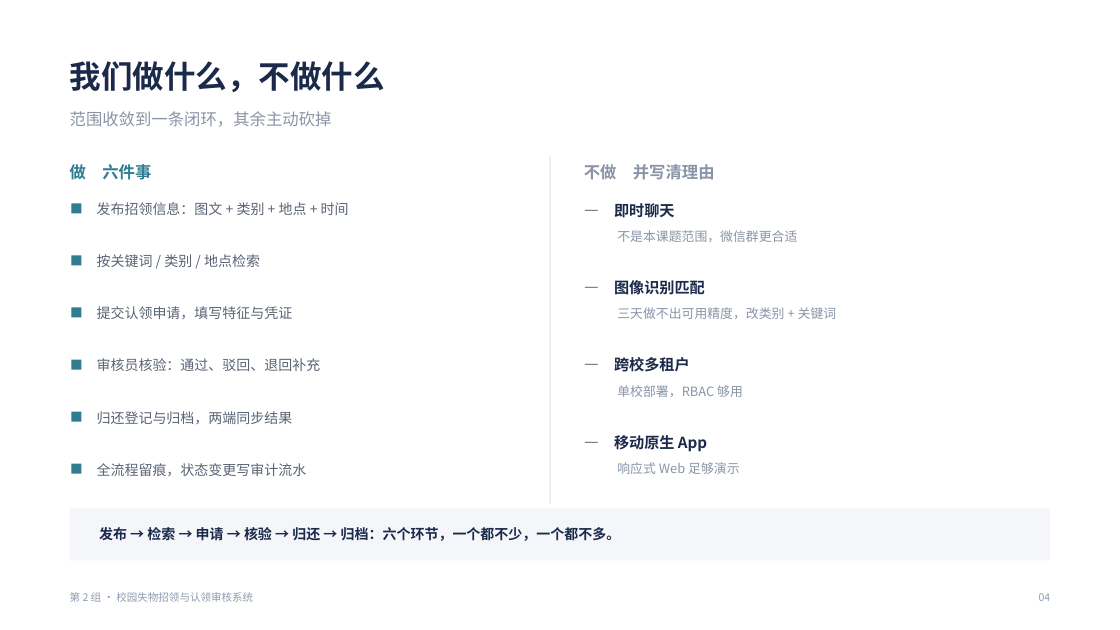
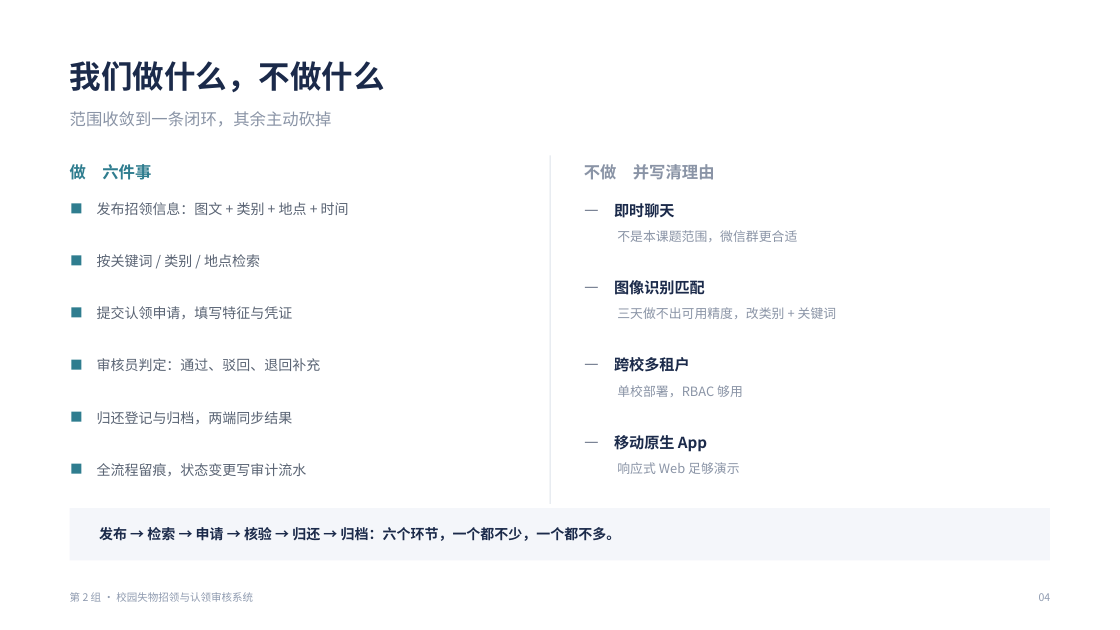
Before and after one commit to wbdgbkbdjsj/campus-lost-and-found, a slide deck: slide 4 of 校园失物招领-第2组/doc/25-答辩PPT-第2组.pptx. Drawn at 1120x630 pixels with LibreOffice and Linux fonts; fonts in the diff are those of the drawing. Boxes give left, top, right and bottom in pixels: in the first picture for what was removed or moved away, otherwise in the second. Text is boxed around its words. In the diff, an @@ line names an element or a change of style, - is before the commit and + after.

```diff
--- a/校园失物招领-第2组/doc/25-答辩PPT-第2组.pptx
+++ b/校园失物招领-第2组/doc/25-答辩PPT-第2组.pptx
@@ text at bbox=[97, 358, 321, 371]: text changed @@
-审核员核验：通过、驳回、退回补充
+审核员判定：通过、驳回、退回补充
```
Also in this commit, not shown: 7 other slides changed, 13 other files.
